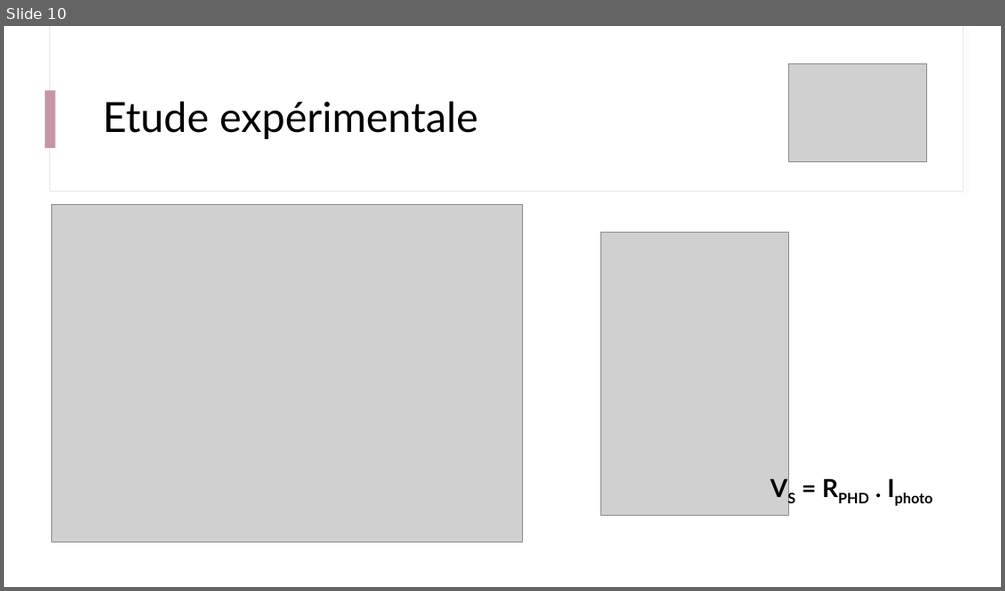
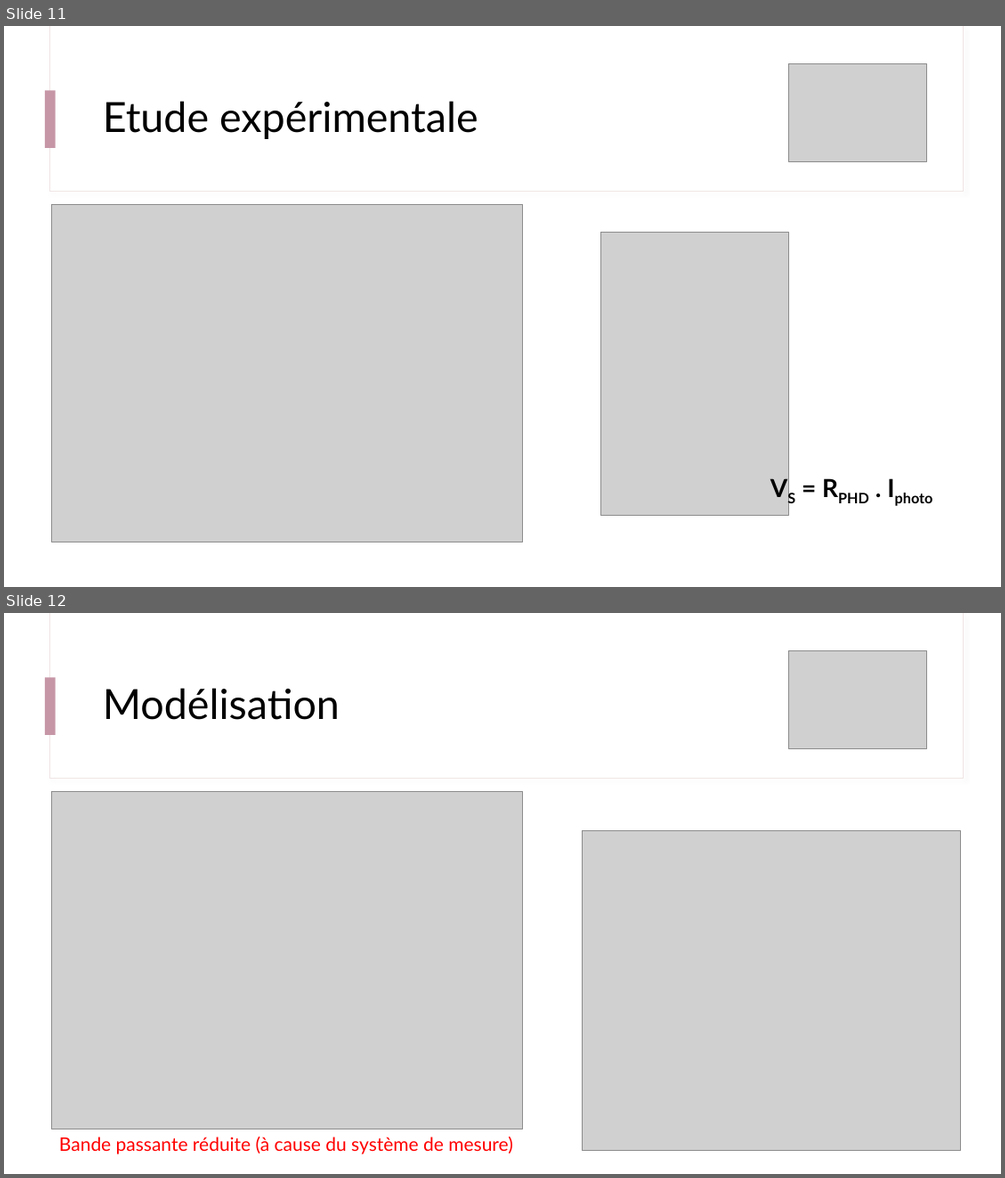
Before and after one commit to IOGS-Digital-Methods/semester-5, a slide deck: CeTI/b0_intro/B1_2_CeTI_Photodetection.pptx. Shown one above the other, each under a label of ours: slide 10 before the commit, slides 11 and 12 after it. The pictures are 1005x591 and 1005x1178 pixels, drawn with LibreOffice and Linux fonts; fonts in the diff are those of the drawing; grey boxes stand for pictures. Boxes give left, top, right and bottom in pixels: in the first picture for what was removed or moved away, otherwise in the second. Text is boxed around its words. In the diff, an @@ line names an element or a change of style, - is before the commit and + after.

```diff
--- a/CeTI/b0_intro/B1_2_CeTI_Photodetection.pptx
+++ b/CeTI/b0_intro/B1_2_CeTI_Photodetection.pptx
@@ slide 12 added at [4,613,1001,1174], background #FFFFFF; not listed: 3 template elements that a slide beside it also shows @@
@@ picture added at [788,651,927,749] @@
@@ title added at [103,688,340,720], 40 pt, text #000000 @@
+Modélisation
@@ picture added at [52,792,522,1129] @@
@@ picture added at [582,831,961,1151] @@
@@ text added at [59,1136,513,1154], 18 pt, text #FF0000 @@
+Bande passante réduite (à cause du système de mesure)
@@ what was slide 10 is now slide 11 @@
```
Also in this commit, not shown: 1 slide changed, 6 other slides added, 1 other file.
